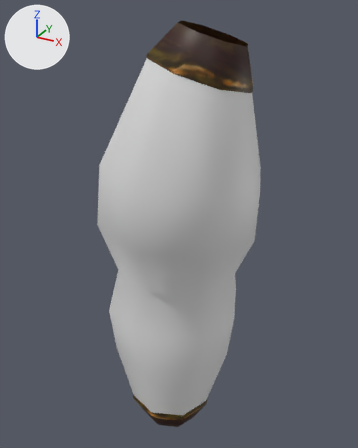
A saved change to the FBX model Assets/art/meshes/alien/bug/Bug_Arm_01_b.fbx.
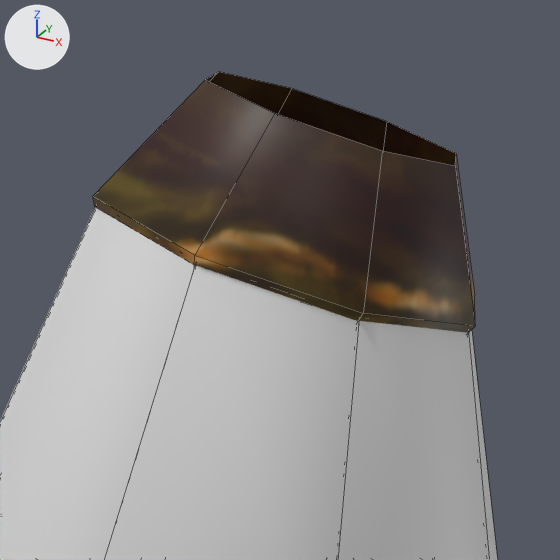
The first picture shows the older version from a camera (50 mm lens) standing at (2.26, -1.32, 7.19) and looking at (0.09, 2.62, 5.22). The close-ups show both versions on the part from 34% to 77% of the width and 0% to 35% of the height of that picture; other places that the commit changed are outside them. Arrows for +X, +Y and +Z are at upper left; the lights stay in place. The close-ups show mesh edges as thin lines. Where no turn or scale is listed for an object, it has been applied to the vertices. Vertices at the same position are counted once.

Names of what the first close-up shows: 'Bug_Arm_01_b'.
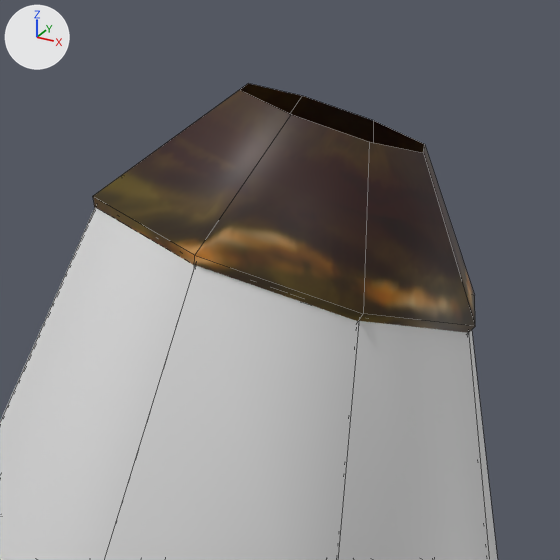
The newer file is also rescaled (x1.302), turned or shifted as a whole; pictures and numbers use the older file's frame.

What differs and where, as boxes (x1, y1, x2, y2) in the close-ups (560 x 560 px; the box of a moved part takes in the faces that stretch with it):
'Bug_Arm_01_b', reshaped
    before: (0, 72, 498, 560)
    after: (0, 83, 498, 560)
part 1 of me_bug_arm_01_b, moved or reshaped
    before: (93, 72, 475, 326)
    after: (93, 83, 475, 326)

The change in detail:
me_bug_arm_01_b has 296 vertices, 288 faces and spans x -0.69..0.98, y -0.92..0.77, z -0.28..3.99.
me_bug_arm_01_b is used by ob_bug_arm_01_b; location (0.0, 2.6, 3.1).
Part 1, on me_bug_arm_01_b:
Vertex 64 of me_bug_arm_01_b moves from (0.54, 0.03, 3.88) at pixel (386, 121) to (0.54, -0.04, 3.89) at pixel (373, 120).
Vertex 65 of me_bug_arm_01_b moves from (0.34, -0.05, 3.95) at pixel (291, 88) to (0.39, -0.1, 3.94) at pixel (302, 95).
Vertex 66 of me_bug_arm_01_b moves from (0.27, -0.26, 3.99) at pixel (218, 71) to (0.34, -0.26, 3.97) at pixel (248, 83).
Vertex 67 of me_bug_arm_01_b moves from (0.35, -0.47, 3.98) at pixel (205, 79) to (0.4, -0.42, 3.96) at pixel (239, 89).
Vertex 68 of me_bug_arm_01_b moves from (0.55, -0.55, 3.92) at pixel (274, 113) to (0.55, -0.48, 3.92) at pixel (291, 114).
Vertex 69 of me_bug_arm_01_b moves from (0.75, -0.47, 3.85) at pixel (382, 150) to (0.7, -0.42, 3.87) at pixel (369, 141).
Vertex 70 of me_bug_arm_01_b moves from (0.83, -0.26, 3.82) at pixel (455, 165) to (0.75, -0.26, 3.84) at pixel (423, 152).
Vertex 71 of me_bug_arm_01_b moves from (0.74, -0.05, 3.83) at pixel (456, 153) to (0.69, -0.1, 3.85) at pixel (424, 144).
